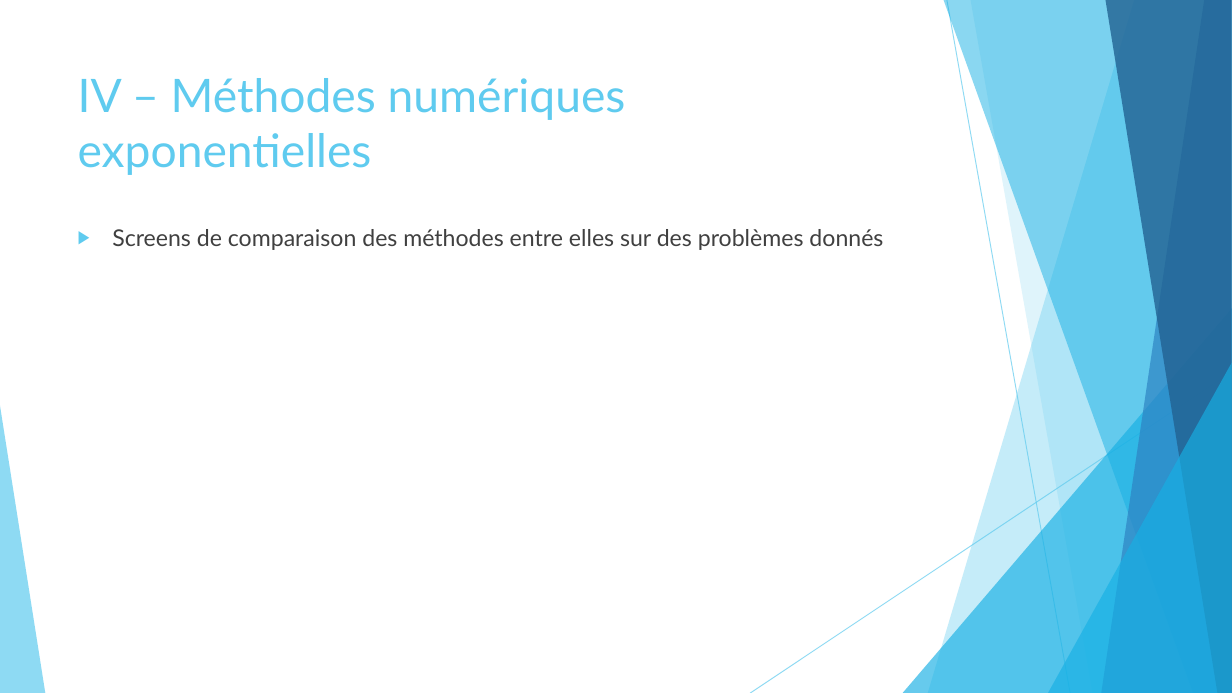
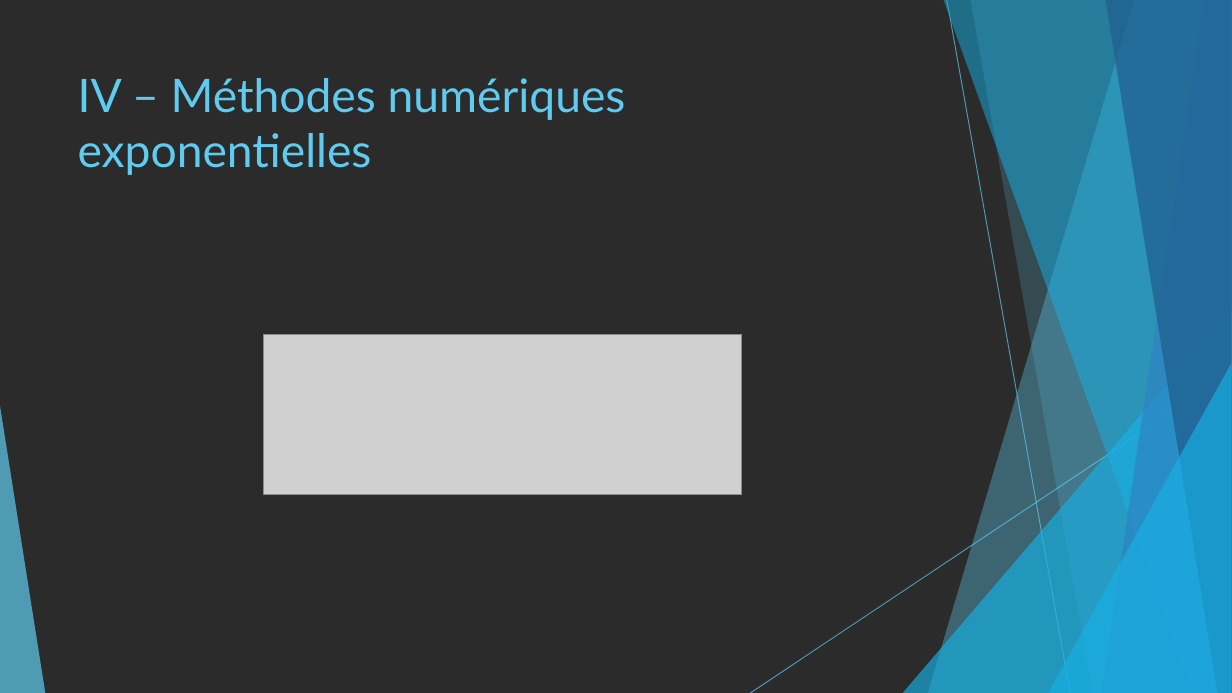
Before and after one commit to pierreXVI/PIE, a slide deck: slide 19 of oral_presentation/Oral_presentation_12_02_2019.pptx (slide 18 before the commit). Drawn at 1232x693 pixels with LibreOffice and Linux fonts; fonts in the diff are those of the drawing; grey boxes stand for pictures; background and template pictures are left out; a plain dark background stands for a picture behind light text. Boxes give left, top, right and bottom in pixels: in the first picture for what was removed or moved away, otherwise in the second. Text is boxed around its words. In the diff, an @@ line names an element or a change of style, - is before the commit and + after.

Commit message:
Change in oral presentation and temporal/test.py for screen shots

```diff
--- a/oral_presentation/Oral_presentation_12_02_2019.pptx
+++ b/oral_presentation/Oral_presentation_12_02_2019.pptx
@@ background #FFFFFF to picture (left out) @@
@@ text removed at (112, 229, 883, 250) @@
-▶ Screens de comparaison des méthodes entre elles sur des problèmes donnés
@@ picture added at (263, 335, 742, 494) @@
```
Also in this commit, not shown: 7 other slides changed, 3 slides added, 1 slide removed, 1 other file.
